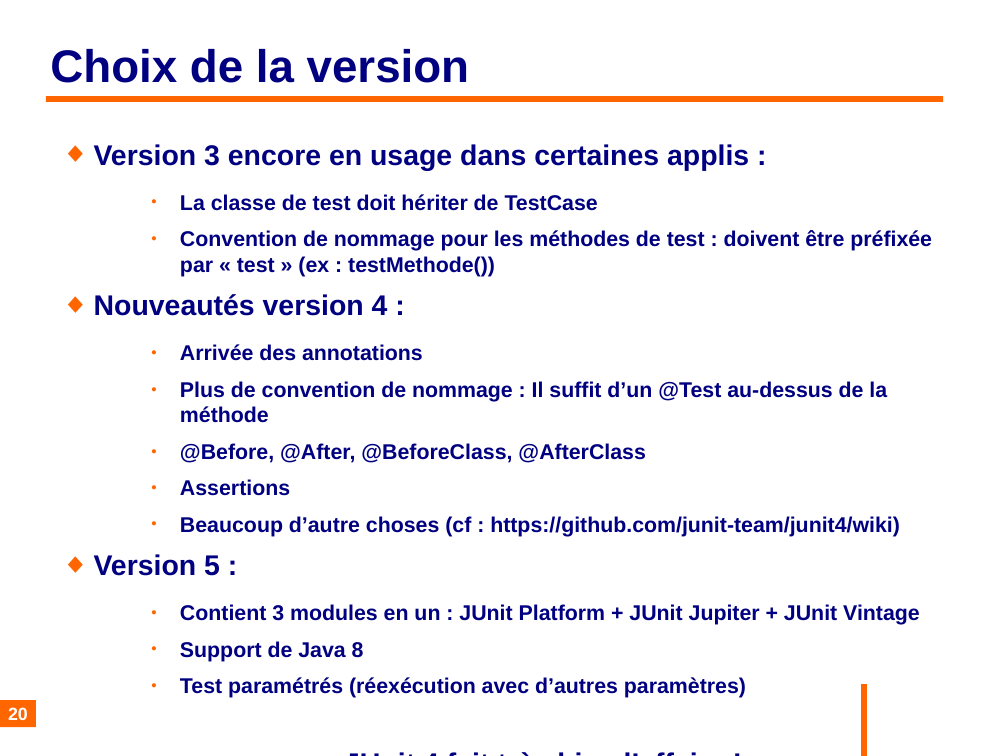
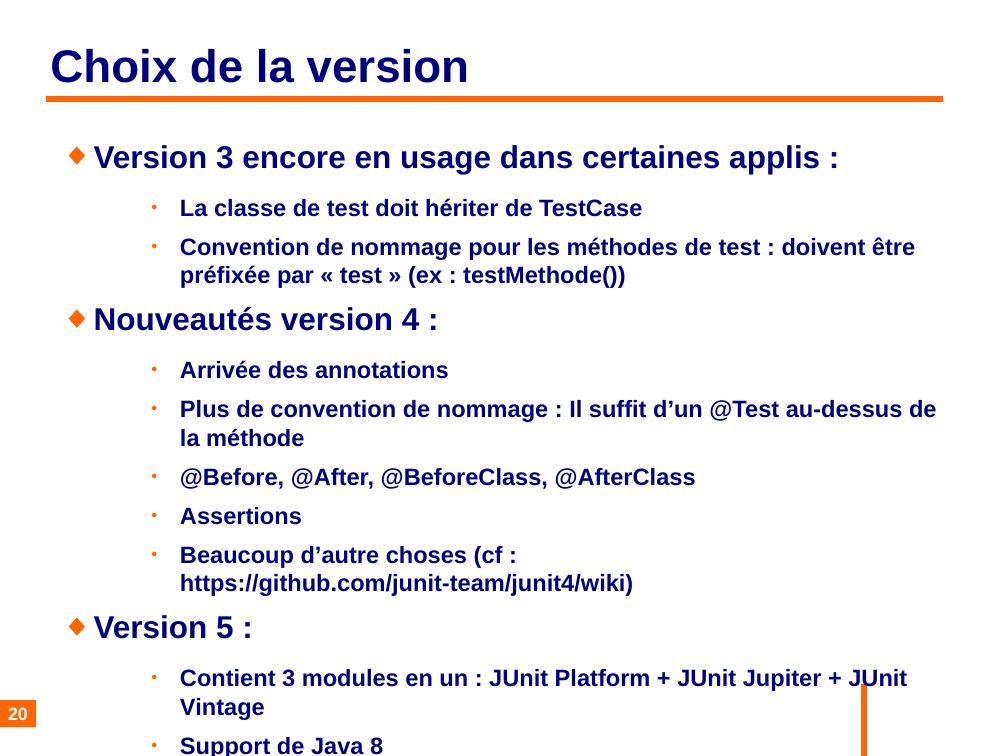
Before and after one commit to philphils/tests-unitaires-et-moins-unitaires, a slide deck: slide 20 of tests-unitaires-cours/nouveauDiapo/diapo_tests_unitaires.odp. Drawn at 1008x756 pixels with LibreOffice and Linux fonts; fonts in the diff are those of the drawing; background and template pictures are left out. Boxes give left, top, right and bottom in pixels: in the first picture for what was removed or moved away, otherwise in the second. Text is boxed around its words. In the diff, an @@ line names an element or a change of style, - is before the commit and + after.

Commit message:
Passage Junit 5

```diff
--- a/tests-unitaires-cours/nouveauDiapo/diapo_tests_unitaires.odp
+++ b/tests-unitaires-cours/nouveauDiapo/diapo_tests_unitaires.odp
@@ text at [94, 145, 937, 756]: size 22.4 to 24.8 pt in "Version 3 encore en usage dans certaines ...", "Nouveautés version 4 :", "Version 5 :"; size 16.8 to 18.6 pt in "La classe de test doit hériter de ...", "Convention de nommage pour les méthodes de ...", "Arrivée des annotations", "Plus de convention de nommage : Il ..." and 5 more places @@
@@ text at [180, 677, 746, 698]: text changed; size 16.8 to 18.6 pt @@
-    ● Test paramétrés (réexécution avec d’autres paramètres)
-→ JUnit 4 fait très bien l’affaire !
+    ● Test paramétrés (exécutions successives avec jeu de paramètres)
```
